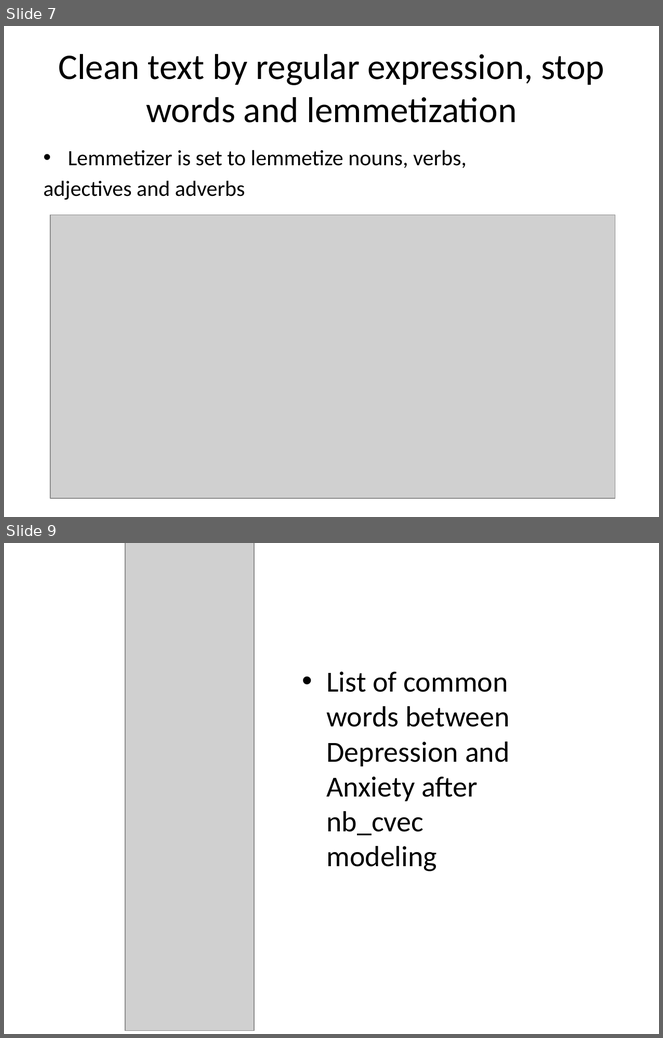
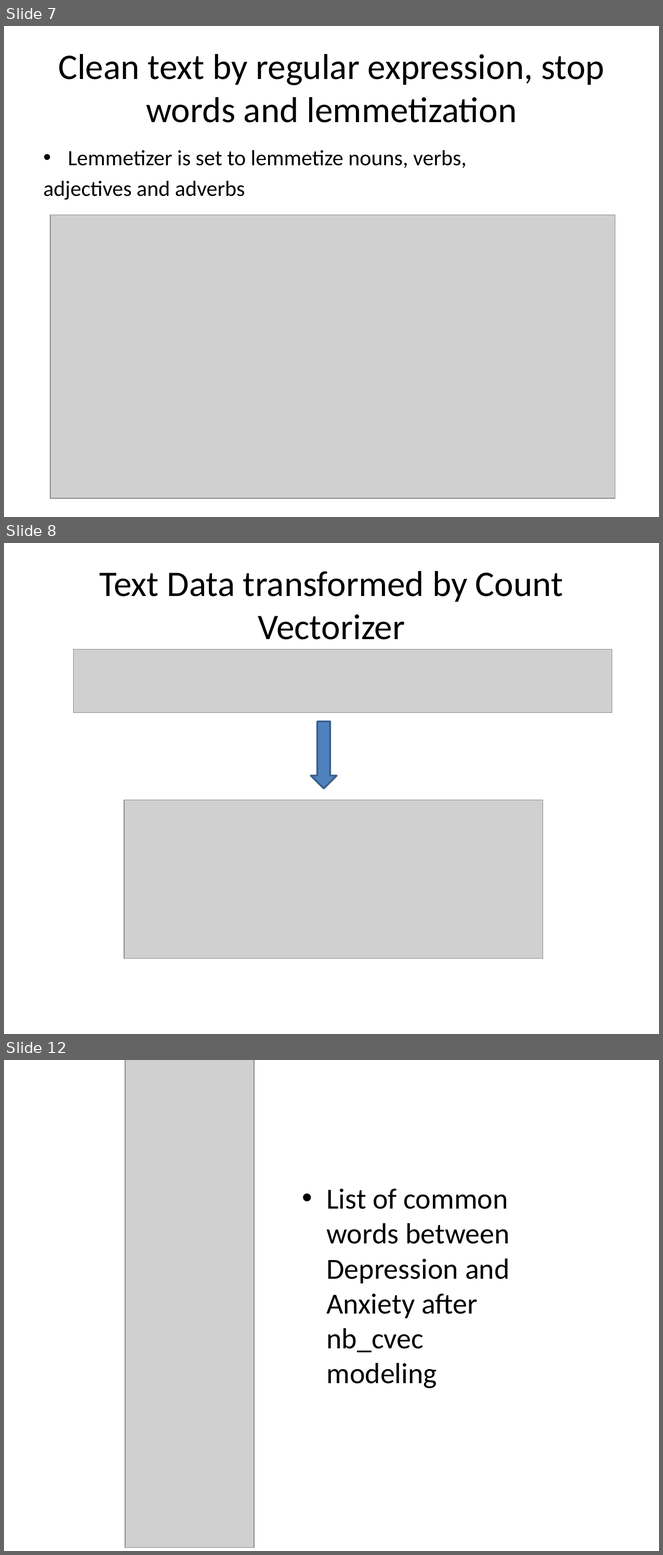
Before and after one commit to yongtat-koh/DSI-Projects, a slide deck: P3/Depression vs Anxiety.pptx. Shown one above the other, each under a label of ours: slides 7 and 9 before the commit, slides 7, 8 and 12 after it; the slides between them are not shown. The pictures are 663x1038 and 663x1555 pixels, drawn with LibreOffice and Linux fonts; fonts in the diff are those of the drawing; grey boxes stand for pictures. Boxes give left, top, right and bottom in pixels: in the first picture for what was removed or moved away, otherwise in the second. Text is boxed around its words. In the diff, an @@ line names an element or a change of style, - is before the commit and + after.

```diff
--- a/P3/Depression vs Anxiety.pptx
+++ b/P3/Depression vs Anxiety.pptx
@@ slide 8 added at [4, 543, 659, 1034], background #FFFFFF @@
@@ title added at [100, 571, 564, 640], 39.6 pt, text #000000 @@
+Text Data transformed by Count Vectorizer
@@ picture added at [74, 649, 612, 713] @@
@@ down arrow added at [311, 722, 337, 788], fill #4F81BD, outline #3A5F8C 2 pt @@
@@ picture added at [124, 800, 543, 959] @@
@@ what was slide 9 is now slide 12 @@
```
Also in this commit, not shown: 5 slides changed, 5 other slides added, 2 slides removed, 3 other files.
